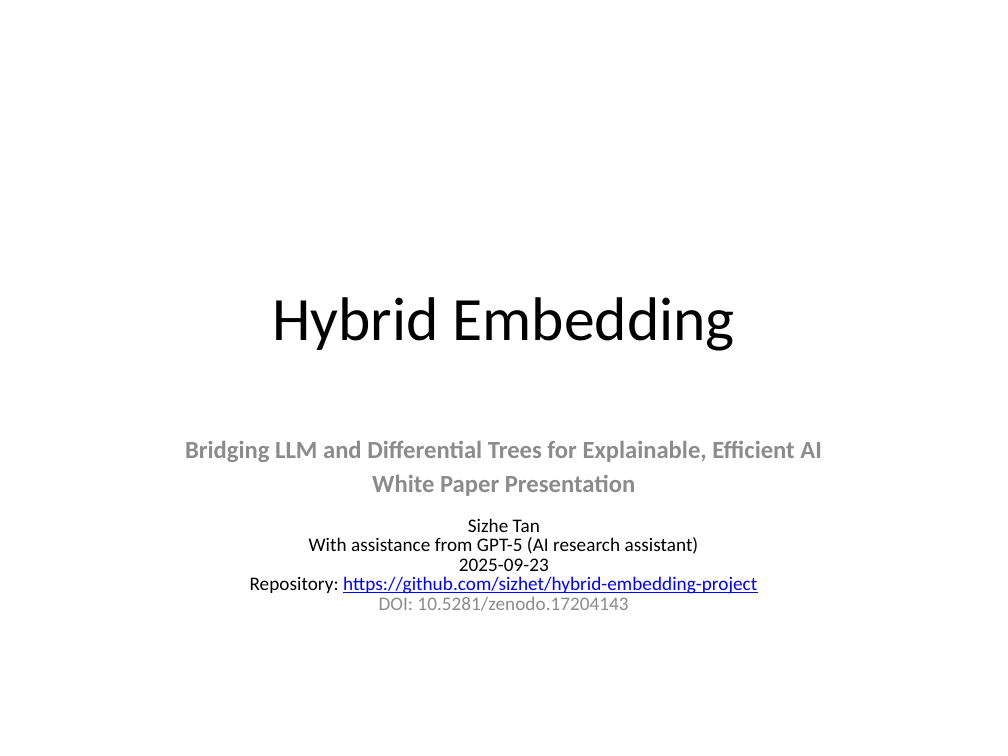
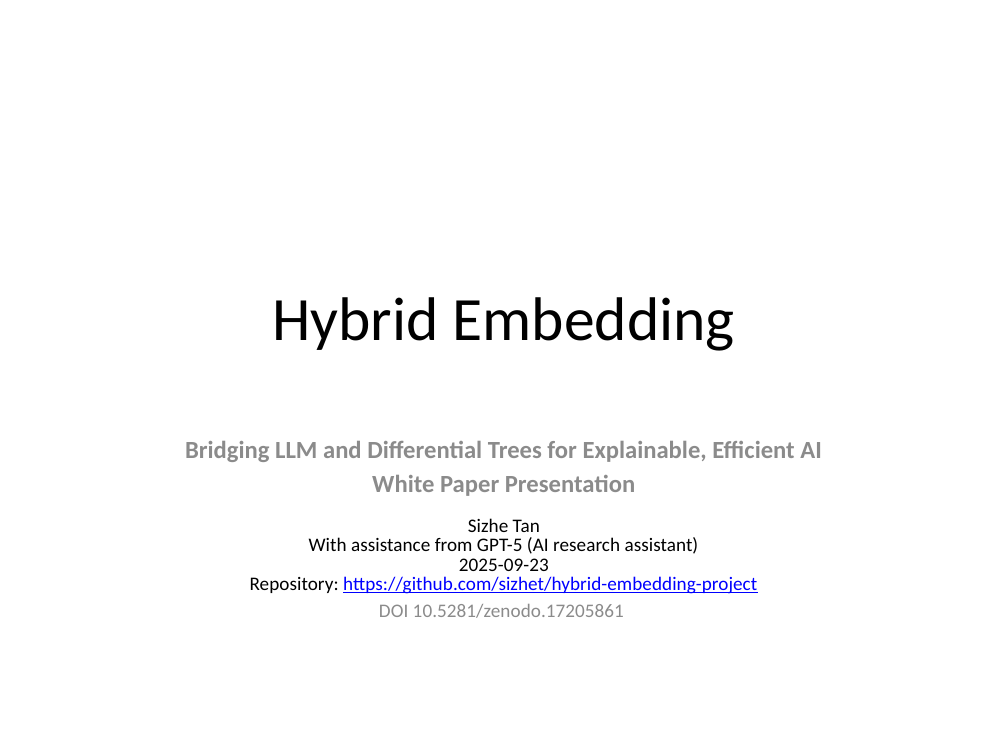
Before and after one commit to sizhet/hybrid-embedding-project, a slide deck: slide 1 of hybrid_embedding_presentation_with_diagrams.pptx. Drawn at 1008x756 pixels with LibreOffice and Linux fonts; fonts in the diff are those of the drawing. Boxes give left, top, right and bottom in pixels: in the first picture for what was removed or moved away, otherwise in the second. Text is boxed around its words. In the diff, an @@ line names an element or a change of style, - is before the commit and + after.

```diff
--- a/hybrid_embedding_presentation_with_diagrams.pptx
+++ b/hybrid_embedding_presentation_with_diagrams.pptx
@@ subtitle at bbox=[379, 604, 624, 618]: text changed @@
-DOI: 10.5281/zenodo.17204143
+DOI 10.5281/zenodo.17205861
```
Also in this commit, not shown: 1 other file.
